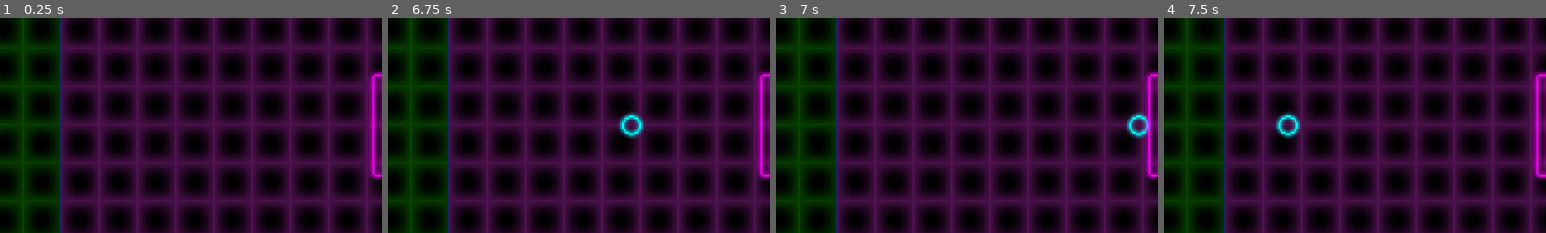
Above: before the commit, frames 1-4 (left to right).
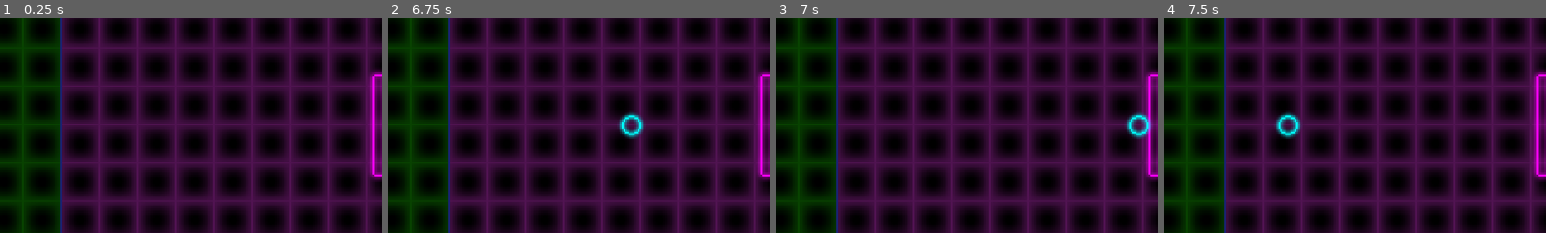
Above: after the commit, the same moments.

Repository: adatechschool/spin-spong
Game: Godot game, scene res://scenes/Pong.tscn
Two runs of this game, one before a commit and one after it. Both use one fixed random seed, a clock stepped at 60 frames per second and the inputs below.
Inputs:
- Up to frame 1 (0.25 s): no input
- Up to frame 2 (6.75 s): no input
- Up to frame 3 (7 s): no input
- Up to frame 4 (7.5 s): no input
The pictures show only the part of the screen within x 42-92%, y 25-75%; the shares and areas given below are measured in that part.

Frames 1-2 are identical in both runs. In frame 3, less than 0.1% of the frame differs, in the area x 96-98%, y 46-54%; in frame 4, nothing differs.

Commit message:
Score line smoothly move towards new value

Diff:
--- a/scenes/Pong.tscn
+++ b/scenes/Pong.tscn
@@ -9,12 +9,6 @@
 
 [node name="Pong" type="Node"]
 script = ExtResource( 3 )
-
-[node name="Ball" parent="." instance=ExtResource( 1 )]
-position = Vector2( 240, 135 )
-min_speed = 300
-max_speed = 200
-color = Color( 0, 1, 1, 1 )
 
 [node name="Paddles" type="Node" parent="."]
 
@@ -44,6 +38,12 @@
 position = Vector2( 240, 0 )
 scale = Vector2( 1, 270 )
 
+[node name="Ball" parent="." instance=ExtResource( 1 )]
+position = Vector2( 240, 135 )
+min_speed = 300
+max_speed = 200
+color = Color( 0, 1, 1, 1 )
+
 [node name="Border" parent="." instance=ExtResource( 2 )]
 
 [node name="RetroBackground" parent="." instance=ExtResource( 6 )]
--- a/scripts/RetroBackground.gd
+++ b/scripts/RetroBackground.gd
@@ -1,5 +1,12 @@
 extends CanvasLayer
 
 
+var target = 0
+
+
+func _process(delta):
+	$Background.position.x += (target - $Background.position.x) * 0.1
+
+
 func glide_to(coeff: float):
-	$Background.position.x = coeff * OS.get_window_size().x / 4
+	target = coeff * OS.get_window_size().x / 4
